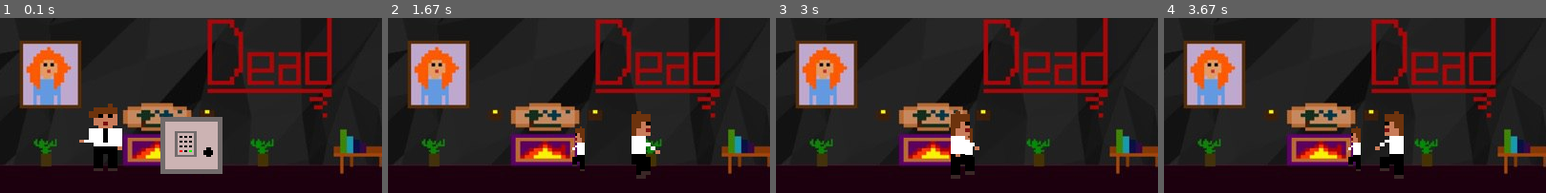
Above: before the commit, frames 1-4 (left to right).
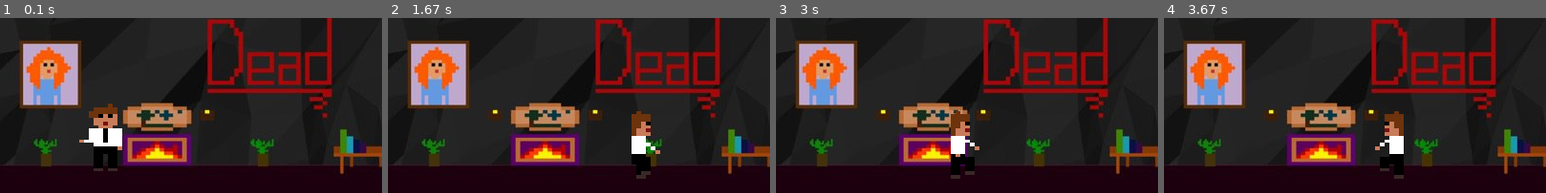
Above: after the commit, the same moments.

Repository: maksimvrs/SawGame
Game: pygame game, started from app.py
Same seed, same stepped clock (60 frames per second), same inputs: the game is played once before the commit and once after it.
Inputs:
- Up to frame 1 (0.1 s): no input
- Up to frame 2 (1.67 s): hold Space 0.33-0.8 s; hold Right 0.33-0.8 s; hold Right 0.83-1.3 s; hold Right from 1.33 s (still down)
- Up to frame 3 (3 s): release Right at 1.8 s; hold Left 1.83-2.37 s; hold Left 2.4-2.8 s; hold Right from 2.83 s (still down)
- Up to frame 4 (3.67 s): release Right at 3.47 s; hold Left from 3.5 s (still down)
The pictures show only the part of the screen within x 25-75%, y 50-100%; the shares and areas given below are measured in that part.

The runs differ from the first frame. In frame 1, 5.3% of the frame differs, in the area x 42-59%, y 56-90%; in frame 2, 0.6%; in frame 3, 0.2%; in frame 4, 0.6%.

Commit message:
open chest

Diff:
--- a/game.py
+++ b/game.py
@@ -23,7 +23,7 @@
 
 		self.player = Player(WIN_WIDTH / 2, 360)
 
-		self.items = [Chest(WIN_WIDTH / 2, 310, 'images/case.png')]
+		self.items = [Chest(WIN_WIDTH / 2 + 540, 310, 'images/case.png')]
 
 		self.dialog = Dialog("-Добро пожаловать в мир твоих самых страшных кошмаров.")
 
@@ -67,13 +67,13 @@
 				if e.type == KEYUP and e.key == K_RIGHT:
 					self.right = False
 
-				# if e.type == KEYUP and e.key == K_UP:
-				#     down = False
+				if e.type == KEYUP and e.key == K_SPACE:
+				    self.down = True
 				# if e.type == KEYUP and e.key == K_DOWN:
 				#     up = False
 
 
-			self.player.update(self.left, self.right, self.items, self.scroll)
+			self.player.update(self.left, self.right, self.down, self.items, self.scroll)
 			self.player.draw(screen)
 			self.dialog.draw(screen)
 
--- a/objects/chest.py
+++ b/objects/chest.py
@@ -8,5 +8,5 @@
 class Chest(Item):
 
     def action(self):
-        self.image = transform.scale(image.load('images/3.png'), (320 // 4, 240 // 3))
-        #time.sleep(5.5)
+        self.image = transform.scale(image.load('images/casewithkey.png'), (320 // 4, 240 // 3))
+        self.image = transform.scale(image.load('images/emptycase.png'), (320 // 4, 240 // 3))
--- a/objects/player.py
+++ b/objects/player.py
@@ -37,12 +37,12 @@
         self.rect = self.image.get_rect()
         self.rect.center = (self.startX, self.startY)
 
-    def update(self, left, right, items, scroll):
+    def update(self, left, right, down, items, scroll):
 
         for item in items:
             if abs(item.rect.x + scroll - self.rect.x) < 60:
-
-                item.action()
+                if (down):
+                    item.action()
 
         if left:
             if (self.rect.x > 0):
